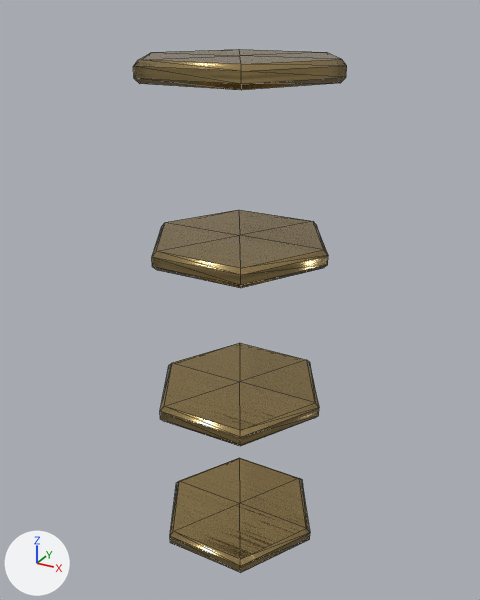
One commit to the glTF model hollow-reign/assets/models/gear/wayfarer_h__rings3_lod.glb: the scene before it, then after it.
Camera for both pictures: a 50 mm lens placed at (0.0519, -0.0943, 0.0297), pointed at (-0.0003, 0.0007, -0.0178). Every picture has the same lights, and +X, +Y and +Z are marked at lower left. The first picture is the older version. Mesh edges are drawn as thin lines. Vertices at exactly the same position are counted once.

The scene before the commit, as lines of its bpy script (objects in view):
```python
me_wayfarer_h__rings3_lod = bpy.data.meshes.new('wayfarer_h__rings3_lod')
me_wayfarer_h__rings3_lod.from_pydata(...)  # 104 vertices, 192 faces; spans x -0.0172..0.0172, y -0.0152..0.0152, z -0.0659..0.023
me_wayfarer_h__rings3_lod.materials.append(mat_gold)
ob_wayfarer_h__rings3_lod = bpy.data.objects.new('wayfarer_h__rings3_lod', me_wayfarer_h__rings3_lod)
ob_wayfarer_h__rings3_lod.location = (0.0, 0.0, 0.0)
```
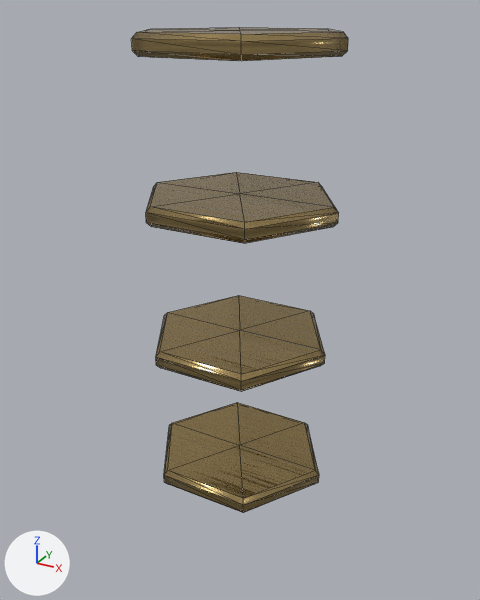
What the commit changed:
me_wayfarer_h__rings3_lod is used by ob_wayfarer_h__rings3_lod; location (0.0, 0.0, 0.0).
me_wayfarer_h__rings3_lod had 104 vertices, 192 faces and spanned x -0.0172..0.0172, y -0.0152..0.0152, z -0.0659..0.023.
me_wayfarer_h__rings3_lod now has 104 vertices, 192 faces and spans x -0.0174..0.0174, y -0.0152..0.0152, z -0.0516..0.0266.
me_wayfarer_h__rings3_lod part 1: the loose piece of 26 vertices spanning x -0.0155..0.0155, y -0.0139..0.0139, z -0.0659..-0.0627 is scaled about its middle by (1.08, 1, 1), then moved by (0.0, 0.0, 0.0143).
me_wayfarer_h__rings3_lod part 2: the loose piece of 26 vertices spanning x -0.016..0.016, y -0.0144..0.0144, z -0.0373..-0.0341 is scaled about its middle by (1.03, 1, 1), then moved by (0.0, 0.0, 0.0107).
me_wayfarer_h__rings3_lod part 3: the loose piece of 26 vertices spanning x -0.0161..0.0161, y -0.0142..0.0142, z -0.0087..-0.0055 is scaled about its middle by (1.08, 1, 1), then moved by (0.0, 0.0, 0.0071).
me_wayfarer_h__rings3_lod part 4: the loose piece of 26 vertices spanning x -0.0172..0.0172, y -0.0152..0.0152, z 0.0198..0.023 is moved by (0.0, 0.0, 0.0036).

Where the change shows, as pixel boxes (x1, y1, x2, y2) in the pictures (480 x 600 px; the box of a moved part takes in the faces that stretch with it):
'wayfarer_h__rings3_lod', reshaped (7% shorter)
    before: (133, 49, 347, 573)
    after: (132, 27, 348, 513)
part 1 of me_wayfarer_h__rings3_lod, moved or reshaped
    before: (170, 458, 310, 573)
    after: (164, 403, 319, 513)
part 2 of me_wayfarer_h__rings3_lod, moved or reshaped
    before: (160, 343, 319, 446)
    after: (156, 295, 325, 392)
part 3 of me_wayfarer_h__rings3_lod, moved or reshaped
    before: (152, 210, 328, 288)
    after: (146, 172, 339, 244)
part 4 of me_wayfarer_h__rings3_lod, moved or reshaped
    before: (133, 49, 347, 90)
    after: (132, 27, 348, 61)
